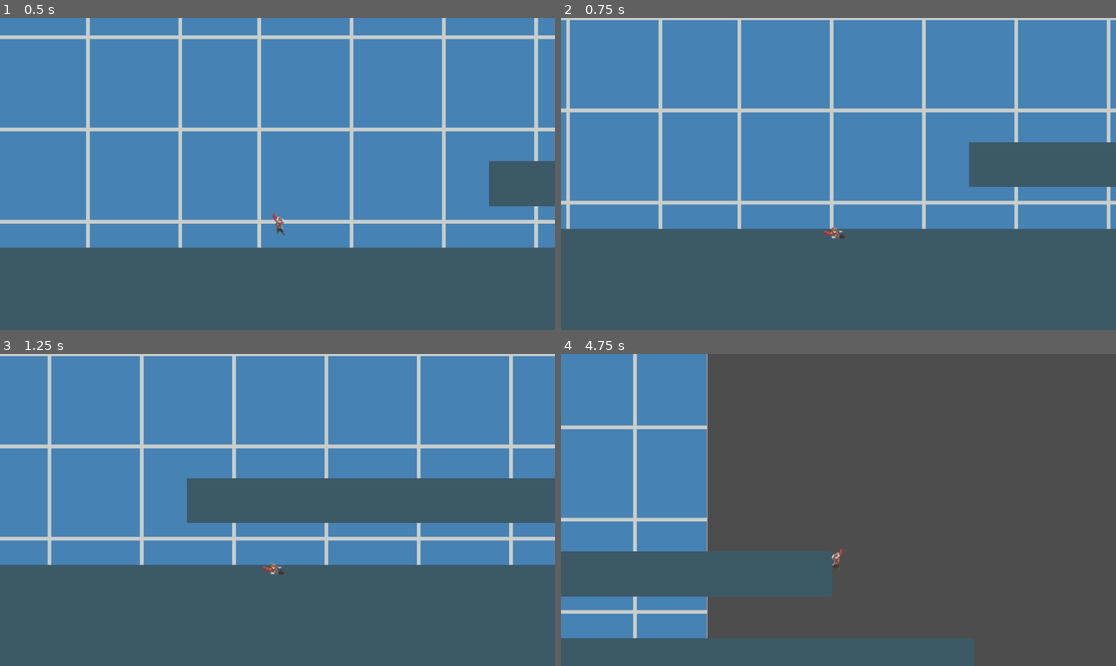
Above: before the commit, frames 1-4 (two rows, left to right).
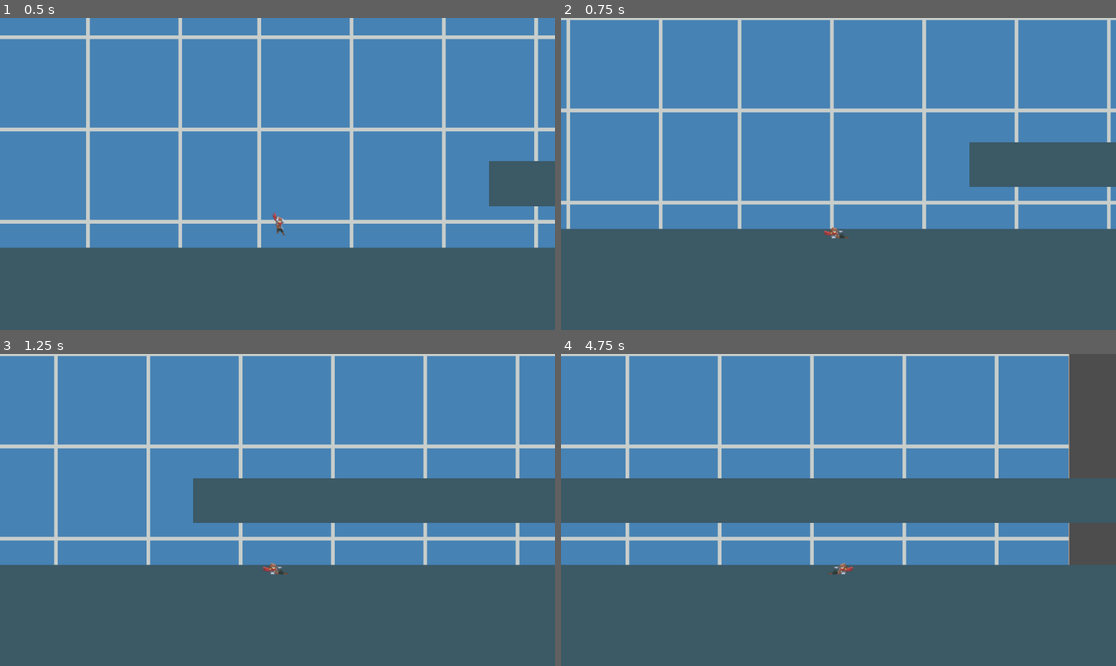
Above: after the commit, the same moments.

Repository: Wanii1/Maquina-de-Estados-Com-Movimentacao-Basica
Game: Godot game, scene res://teste.tscn
The game is run twice, just before and just after one commit, with the same random seed, the same clock (stepped at 60 frames per second) and the same inputs.
Inputs:
- Up to frame 1 (0.5 s): no input
- Up to frame 2 (0.75 s): hold D (Direita) from 0.53 s (still down); tap S (Deslize) at 0.6 s
- Up to frame 3 (1.25 s): keep holding D (Direita); tap Space (Pulo) at 0.77 s
- Up to frame 4 (4.75 s): tap S (Deslize) every 0.75 s from 1.35 to 4.35 s; tap Space (Pulo) at 1.52, 3.02, 3.77, 4.52 s; release D (Direita) at 2.03 s; hold A (Esquerda) 2.03-2.78 s; hold D (Direita) 2.78-4.28 s; hold A (Esquerda) from 4.28 s (still down)

Frame 1 is identical in both runs. In frame 2, 0.9% of the frame differs, in the area x 0-99%, y 0-68%; in frame 3, 5.1%; in frame 4, 73%, in the area x 0-100%, y 0-100%.

Commit message:
Resolvido sprite mudando de direção ao pular

Diff:
--- a/player.tscn
+++ b/player.tscn
@@ -183,7 +183,6 @@
 
 [node name="Deslizando" type="Node" parent="MaquinaDeEstados" node_paths=PackedStringArray("ator", "toca_animação", "sprite")]
 script = ExtResource("7_86y7d")
-velocidade_deslize = 1.35
 ator = NodePath("../..")
 "toca_animação" = NodePath("../../AnimationPlayer")
 sprite = NodePath("../../Sprite2D")
--- a/project.godot
+++ b/project.godot
@@ -30,7 +30,6 @@
 Pulo={
 "deadzone": 0.5,
 "events": [Object(InputEventKey,"resource_local_to_scene":false,"resource_name":"","device":-1,"window_id":0,"alt_press …(191 unchanged characters)…
-, Object(InputEventKey,"resource_local_to_scene":false,"resource_name":"","device":-1,"window_id":0,"alt_pressed":false,"shift_pressed":false,"ctrl_pressed":false,"meta_pressed":false,"pressed":false,"keycode":0,"physical_keycode":87,"key_label":0,"unicode":119,"location":0,"echo":false,"script":null)
 ]
 }
 Deslize={
--- a/scripts/estado.gd
+++ b/scripts/estado.gd
@@ -7,7 +7,7 @@
 @onready var maquina : Maquina = get_parent()
 
 var input_direcional_x
-var ultimo_input: int
+var ultimo_input: float
 var input_direcional_y
 var input_de_pulo:= false
 var input_de_delize:= false
@@ -17,8 +17,8 @@
 func input_movimentacional():
 	input_direcional_x = Input.get_axis("Esquerda", "Direita")
 	input_direcional_y = Input.get_axis("Deslize", "Pulo")
-	mudar_sprite_h()
-	print (ultimo_input)
+	if input_direcional_x: mudar_sprite_h()
+	print (ultimo_input, " ", input_direcional_x)
 
 func mudar_sprite_h():
 	if input_direcional_x < 0:
--- a/scripts/estado_deslizando.gd
+++ b/scripts/estado_deslizando.gd
@@ -1,7 +1,7 @@
 class_name Deslizando
 extends Estado
 
-@export var velocidade_deslize:= 1.75
+var velocidade_deslize:= 1.35
 
 func ao_entrar():
 	toca_animação.play("Deslizando")
@@ -11,28 +11,39 @@
 func update(delta):
 	input_movimentacional()
 
+	ao_cair()
+
+	if ator.velocity.x > 350 or ator.velocity.x < -350:
+		if ator.velocity.x < 0 and ator.velocity.x != -350:
+			ator.velocity.x = move_toward(ator.velocity.x, -350, 04.25)
+		if ator.velocity.x > 0 and ator.velocity.x != 350:
+			ator.velocity.x = move_toward(ator.velocity.x, 350, 04.25)
+
+	if ator.velocity.x <= 350 and ator.velocity.x >= -350:
+		ator.velocity.x = move_toward(ator.velocity.x, 0, 05.0)
+		ao_levantar()
+		ao_parar()
+		ao_pular()
+		ao_andar()
+
+	ator.move_and_slide()
+
+func ao_cair():
 	if !ator.is_on_floor():
 		maquina.trocar_por_nome("Caindo")
 
-	if ator.velocity.x > 350 or ator.velocity.x < -350:
-		if ator.velocity.x < 0 and ator.velocity.x != -350:
-			ator.velocity.x = move_toward(ator.velocity.x, -350, 03.5)
-		if ator.velocity.x > 0 and ator.velocity.x != 350:
-			ator.velocity.x = move_toward(ator.velocity.x, 350, 03.5)
+func ao_levantar():
+	if ator.velocity.x <= 50 and ator.velocity.x >= -50:
+		toca_animação.play("Levantando")
 
-	if ator.velocity.x <= 350 and ator.velocity.x >= -350:
-		ator.velocity.x = move_toward(ator.velocity.x, 0, 05.0)
+func ao_parar():
+	if ator.velocity == Vector2.ZERO:
+		maquina.trocar_por_nome("Idle")
 
-		if ator.velocity.x <= 50 and ator.velocity.x >= -50:
-			toca_animação.play("Levantando")
+func ao_pular():
+	if input_direcional_y > 0:
+		maquina.trocar_por_nome("Pulando")
 
-		if ator.velocity.x == 0:
-			maquina.trocar_por_nome("Idle")
-
-		if input_direcional_y > 0:
-			maquina.trocar_por_nome("Pulando")
-
-		if input_direcional_x:
-			maquina.trocar_por_nome("Andando")
-
-	ator.move_and_slide()
+func ao_andar():
+	if input_direcional_x:
+		maquina.trocar_por_nome("Andando")
